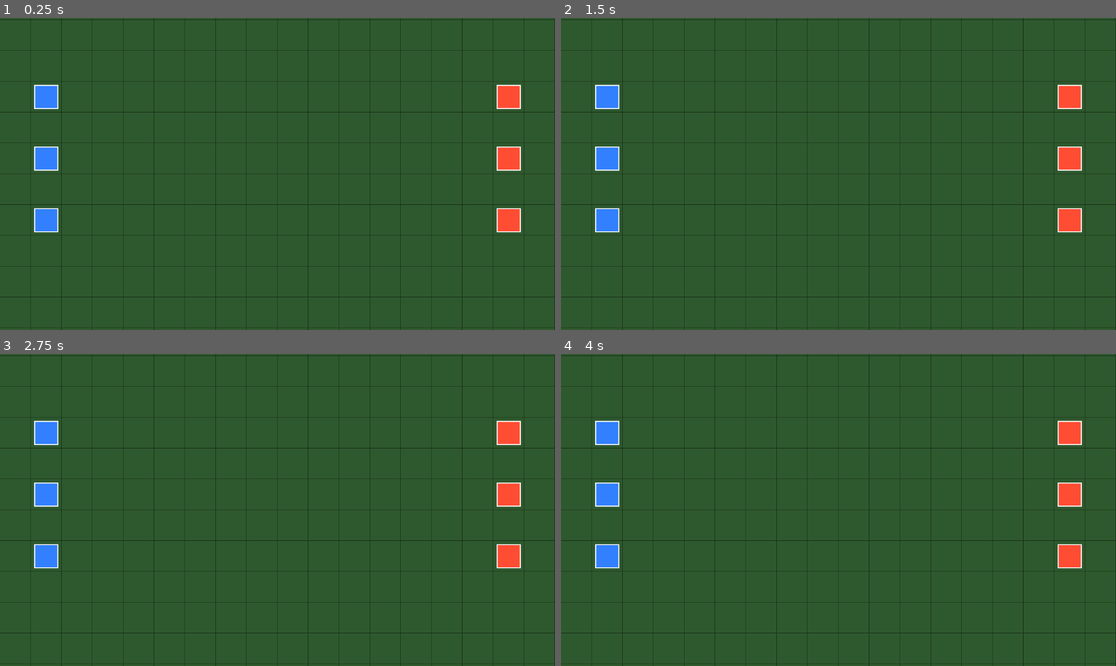
Above: before the commit, frames 1-4 (two rows, left to right).
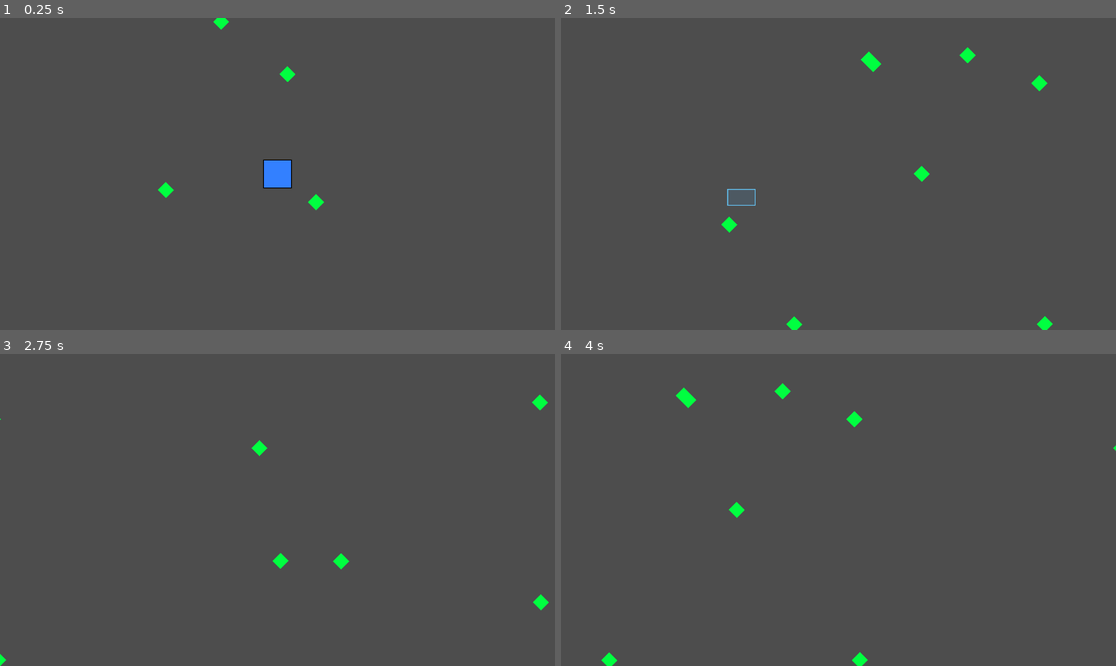
Above: after the commit, the same moments.

Repository: megantebro/roguelike-rts
Game: Godot game, scene res://scenes/main.tscn
Same seed, same stepped clock (60 frames per second), same inputs: the game is played once before the commit and once after it.
Inputs (mouse positions are in pixels of both pictures, inside the frame that each line leads up to):
- Up to frame 1 (0.25 s): no input
- Up to frame 2 (1.5 s): tap Enter at 0.5 s; move the mouse to (960, 158) at 0.52 s; hold D 0.53-1.25 s; click (960, 158) at 0.67 s; drag from (727, 189) to (810, 236) at 1.27 s
- Up to frame 3 (2.75 s): move the mouse to (333, 441) at 2.02 s; hold D from 2.03 s (still down); click (333, 441) at 2.17 s
- Up to frame 4 (4 s): release D at 2.75 s; drag from (810, 572) to (672, 463) at 2.77 s; move the mouse to (1005, 556) at 3.52 s; hold A from 3.53 s (still down); click (1005, 556) at 3.67 s

The runs differ from the first frame. In frame 1, 100% of the frame differs, in the area x 0-100%, y 0-100%; in frame 2, 100%; in frame 3, 100%; in frame 4, 100%.

Commit message:
Add camera zoom, rubber band selection, and resource spots
- Mouse wheel zoom in/out for camera
- Drag selection box (Windows-style rubber band)
- Multi-unit selection and group movement
- Green diamond resource spots on map
- Yellow map border
- Gray background
- Map resized to 150x150
- Commanders placed diagonally

Co-Authored-By: Claude Sonnet 4.6 <noreply@anthropic.com>

Diff:
--- a/project.godot
+++ b/project.godot
@@ -11,9 +11,13 @@
 [application]
 
 config/name="roguelike_rts"
+run/main_scene="res://scenes/main.tscn"
 config/features=PackedStringArray("4.6", "Forward Plus")
 config/icon="res://icon.svg"
-run/main_scene="res://scenes/main.tscn"
+
+[dotnet]
+
+project/assembly_name="roguelike_rts"
 
 [physics]
 
--- a/scenes/main.tscn
+++ b/scenes/main.tscn
@@ -1,6 +1,8 @@
-[gd_scene load_steps=2 format=3 uid="uid://cmain000001"]
+[gd_scene load_steps=4 format=3 uid="uid://cmain000001"]
 
 [ext_resource type="Script" path="res://scripts/main.gd" id="1_main"]
+[ext_resource type="Script" path="res://scripts/game_camera.gd" id="2_camera"]
+[ext_resource type="Script" path="res://scripts/selection_box.gd" id="3_selbox"]
 
 [node name="Main" type="Node2D"]
 script = ExtResource("1_main")
@@ -8,4 +10,10 @@
 [node name="Units" type="Node2D" parent="."]
 
 [node name="Camera2D" type="Camera2D" parent="."]
-position = Vector2(640, 448)
+script = ExtResource("2_camera")
+
+[node name="CanvasLayer" type="CanvasLayer" parent="."]
+layer = 10
+
+[node name="SelectionBox" type="Node2D" parent="CanvasLayer"]
+script = ExtResource("3_selbox")
--- a/scenes/unit.tscn
+++ b/scenes/unit.tscn
@@ -1,6 +1,12 @@
-[gd_scene load_steps=2 format=3 uid="uid://cunit000001"]
+[gd_scene load_steps=3 format=3 uid="uid://cunit000001"]
 
 [ext_resource type="Script" path="res://scripts/unit.gd" id="1_unit"]
 
-[node name="Unit" type="Node2D"]
+[sub_resource type="RectangleShape2D" id="RectangleShape2D_1"]
+size = Vector2(48, 48)
+
+[node name="Unit" type="Area2D"]
 script = ExtResource("1_unit")
+
+[node name="CollisionShape2D" type="CollisionShape2D" parent="."]
+shape = SubResource("RectangleShape2D_1")
--- /dev/null
+++ b/scripts/game_camera.gd
@@ -0,0 +1,46 @@
+extends Camera2D
+
+const TILE_SIZE := 64
+const MAP_W := 150
+const MAP_H := 150
+const VISIBLE_TILES := 15
+const MOVE_SPEED := 1200.0
+const ZOOM_STEP := 0.1
+const ZOOM_MIN := 0.3
+const ZOOM_MAX := 3.0
+
+var _dragging := false
+
+func _ready() -> void:
+	var vp := get_viewport_rect().size
+	zoom = Vector2.ONE * (vp.x / (VISIBLE_TILES * TILE_SIZE))
+	position = Vector2(10 * TILE_SIZE + TILE_SIZE / 2.0, 10 * TILE_SIZE + TILE_SIZE / 2.0)
+
+func _process(delta: float) -> void:
+	var dir := Vector2.ZERO
+	if Input.is_key_pressed(KEY_W): dir.y -= 1
+	if Input.is_key_pressed(KEY_S): dir.y += 1
+	if Input.is_key_pressed(KEY_A): dir.x -= 1
+	if Input.is_key_pressed(KEY_D): dir.x += 1
+	if dir != Vector2.ZERO:
+		position += dir.normalized() * MOVE_SPEED * delta
+	_clamp()
+
+func _input(event: InputEvent) -> void:
+	if event is InputEventMouseButton:
+		if event.button_index == MOUSE_BUTTON_MIDDLE:
+			_dragging = event.pressed
+		elif event.button_index == MOUSE_BUTTON_WHEEL_UP and event.pressed:
+			zoom = (zoom + Vector2.ONE * ZOOM_STEP).clamp(Vector2.ONE * ZOOM_MIN, Vector2.ONE * ZOOM_MAX)
+			_clamp()
+		elif event.button_index == MOUSE_BUTTON_WHEEL_DOWN and event.pressed:
+			zoom = (zoom - Vector2.ONE * ZOOM_STEP).clamp(Vector2.ONE * ZOOM_MIN, Vector2.ONE * ZOOM_MAX)
+			_clamp()
+	elif event is InputEventMouseMotion and _dragging:
+		position -= event.relative / zoom
+		_clamp()
+
+func _clamp() -> void:
+	var half := get_viewport_rect().size / zoom / 2.0
+	position.x = clamp(position.x, half.x, MAP_W * TILE_SIZE - half.x)
+	position.y = clamp(position.y, half.y, MAP_H * TILE_SIZE - half.y)
--- a/scripts/main.gd
+++ b/scripts/main.gd
@@ -1,34 +1,121 @@
 extends Node2D
 
 const TILE_SIZE := 64
-const MAP_W := 20
-const MAP_H := 14
+const MAP_W := 150
+const MAP_H := 150
+const TILE_COLOR := Color(0.3, 0.3, 0.3)
+const RESOURCE_COUNT := 1200
+const RESOURCE_SEED := 42
+const DRAG_THRESHOLD := 8.0
 
-const TILE_COLOR := Color(0.18, 0.35, 0.18)
-const GRID_COLOR := Color(0.1, 0.2, 0.1)
+var _resource_positions: Array[Vector2] = []
+var _selected_units: Array = []
+var _left_on_ground := false
+var _is_dragging := false
+var _drag_start_screen := Vector2.ZERO
 
 func _ready() -> void:
-	_spawn_test_units()
+	_generate_resources()
+	_spawn_commanders()
 
 func _draw() -> void:
-	for x in MAP_W:
-		for y in MAP_H:
-			var rect := Rect2(x * TILE_SIZE, y * TILE_SIZE, TILE_SIZE, TILE_SIZE)
-			draw_rect(rect, TILE_COLOR)
-			draw_rect(rect, GRID_COLOR, false, 1.0)
+	var map_rect := Rect2(0, 0, MAP_W * TILE_SIZE, MAP_H * TILE_SIZE)
+	draw_rect(map_rect, TILE_COLOR)
+	_draw_resources()
+	draw_rect(map_rect, Color.YELLOW, false, 8.0)
 
-func _spawn_test_units() -> void:
+func _generate_resources() -> void:
+	var rng := RandomNumberGenerator.new()
+	rng.seed = RESOURCE_SEED
+	for i in RESOURCE_COUNT:
+		var x := rng.randf_range(3 * TILE_SIZE, (MAP_W - 3) * TILE_SIZE)
+		var y := rng.randf_range(3 * TILE_SIZE, (MAP_H - 3) * TILE_SIZE)
+		_resource_positions.append(Vector2(x, y))
+
+func _draw_resources() -> void:
+	var s := 14.0
+	var col := Color(0.0, 1.0, 0.25)
+	for pos in _resource_positions:
+		draw_colored_polygon(PackedVector2Array([
+			Vector2(pos.x,     pos.y - s),
+			Vector2(pos.x + s, pos.y),
+			Vector2(pos.x,     pos.y + s),
+			Vector2(pos.x - s, pos.y),
+		]), col)
+
+func _spawn_commanders() -> void:
 	var unit_scene := preload("res://scenes/unit.tscn")
 	var units_node := $Units
 
-	for i in 3:
-		var u := unit_scene.instantiate()
-		u.unit_color = Color(0.2, 0.5, 1.0)
-		u.position = Vector2(2 * TILE_SIZE + TILE_SIZE / 2.0, (4 + i * 2) * TILE_SIZE + TILE_SIZE / 2.0)
-		units_node.add_child(u)
+	var p1 := unit_scene.instantiate()
+	p1.unit_color = Color(0.2, 0.5, 1.0)
+	p1.position = Vector2(10 * TILE_SIZE + TILE_SIZE / 2.0, 10 * TILE_SIZE + TILE_SIZE / 2.0)
+	p1.unit_selected.connect(_on_unit_selected)
+	units_node.add_child(p1)
 
-	for i in 3:
-		var u := unit_scene.instantiate()
-		u.unit_color = Color(1.0, 0.3, 0.2)
-		u.position = Vector2(17 * TILE_SIZE + TILE_SIZE / 2.0, (4 + i * 2) * TILE_SIZE + TILE_SIZE / 2.0)
-		units_node.add_child(u)
+	var p2 := unit_scene.instantiate()
+	p2.unit_color = Color(1.0, 0.3, 0.2)
+	p2.position = Vector2(139 * TILE_SIZE + TILE_SIZE / 2.0, 139 * TILE_SIZE + TILE_SIZE / 2.0)
+	p2.unit_selected.connect(_on_unit_selected)
+	units_node.add_child(p2)
+
+func _on_unit_selected(unit) -> void:
+	_deselect_all()
+	_selected_units.append(unit)
+	unit.select()
+	_left_on_ground = false
+
+func _unhandled_input(event: InputEvent) -> void:
+	if not (event is InputEventMouseButton and event.pressed):
+		return
+	if event.button_index == MOUSE_BUTTON_LEFT:
+		_left_on_ground = true
+		_drag_start_screen = event.position
+	elif event.button_index == MOUSE_BUTTON_RIGHT:
+		if _selected_units.size() > 0:
+			_move_selected_to(_screen_to_world(event.position))
+
+func _input(event: InputEvent) -> void:
+	if event is InputEventMouseButton and event.button_index == MOUSE_BUTTON_LEFT and not event.pressed:
+		if _is_dragging:
+			var screen_rect: Rect2 = $CanvasLayer/SelectionBox.stop()
+			_select_in_rect(screen_rect)
+			_is_dragging = false
+		elif _left_on_ground:
+			_deselect_all()
+		_left_on_ground = false
+	elif event is InputEventMouseMotion and _left_on_ground:
+		if not _is_dragging and event.position.distance_to(_drag_start_screen) > DRAG_THRESHOLD:
+			_is_dragging = true
+			$CanvasLayer/SelectionBox.begin(_drag_start_screen)
+		if _is_dragging:
+			$CanvasLayer/SelectionBox.update_pos(event.position)
+
+func _deselect_all() -> void:
+	for unit in _selected_units:
+		unit.deselect()
+	_selected_units.clear()
+
+func _select_in_rect(screen_rect: Rect2) -> void:
+	_deselect_all()
+	for unit in $Units.get_children():
+		if screen_rect.has_point(_world_to_screen(unit.position)):
+			unit.select()
+			_selected_units.append(unit)
+
+func _move_selected_to(target: Vector2) -> void:
+	var count := _selected_units.size()
+	for i in count:
+		var offset := Vector2.ZERO
+		if count > 1:
+			var angle := (TAU / count) * i
+			offset = Vector2(cos(angle), sin(angle)) * 80.0
+		_selected_units[i].move_to(target + offset)
+
+func _screen_to_world(screen_pos: Vector2) -> Vector2:
+	var cam: Camera2D = $Camera2D
+	return cam.global_position + (screen_pos - get_viewport_rect().size / 2.0) / cam.zoom
+
+func _world_to_screen(world_pos: Vector2) -> Vector2:
+	var cam: Camera2D = $Camera2D
+	return (world_pos - cam.global_position) * cam.zoom + get_viewport_rect().size / 2.0
--- /dev/null
+++ b/scripts/selection_box.gd
@@ -0,0 +1,28 @@
+extends Node2D
+
+var active := false
+var _start := Vector2.ZERO
+var _end := Vector2.ZERO
+
+func _draw() -> void:
+	if not active:
+		return
+	var rect := Rect2(_start, _end - _start).abs()
+	draw_rect(rect, Color(0.3, 0.7, 1.0, 0.12))
+	draw_rect(rect, Color(0.4, 0.8, 1.0, 0.9), false, 1.5)
+
+func begin(pos: Vector2) -> void:
+	active = true
+	_start = pos
+	_end = pos
+	queue_redraw()
+
+func update_pos(pos: Vector2) -> void:
+	_end = pos
+	queue_redraw()
+
+func stop() -> Rect2:
+	var r := Rect2(_start, _end - _start).abs()
+	active = false
+	queue_redraw()
+	return r
--- a/scripts/unit.gd
+++ b/scripts/unit.gd
@@ -1,9 +1,40 @@
-extends Node2D
+extends Area2D
+
+signal unit_selected(unit)
 
 @export var unit_color: Color = Color(0.2, 0.6, 1.0)
 
 const SIZE := 48
+const SPEED := 300.0
+
+var selected := false
+var _target: Vector2
+
+func _ready() -> void:
+	_target = position
+
+func _process(delta: float) -> void:
+	if position.distance_to(_target) > 1.0:
+		position = position.move_toward(_target, SPEED * delta)
+		queue_redraw()
 
 func _draw() -> void:
 	draw_rect(Rect2(-SIZE / 2.0, -SIZE / 2.0, SIZE, SIZE), unit_color)
-	draw_rect(Rect2(-SIZE / 2.0, -SIZE / 2.0, SIZE, SIZE), Color.WHITE, false, 2.0)
+	var border_color := Color.WHITE if selected else Color.BLACK
+	draw_rect(Rect2(-SIZE / 2.0, -SIZE / 2.0, SIZE, SIZE), border_color, false, 2.0)
+
+func _input_event(_viewport: Viewport, event: InputEvent, _shape_idx: int) -> void:
+	if event is InputEventMouseButton and event.button_index == MOUSE_BUTTON_LEFT and event.pressed:
+		unit_selected.emit(self)
+		get_viewport().set_input_as_handled()
+
+func select() -> void:
+	selected = true
+	queue_redraw()
+
+func deselect() -> void:
+	selected = false
+	queue_redraw()
+
+func move_to(pos: Vector2) -> void:
+	_target = pos
Not shown, added: scripts/game_camera.gd.uid
Not shown, added: scripts/main.gd.uid
Not shown, added: scripts/selection_box.gd.uid
Not shown, added: scripts/unit.gd.uid
